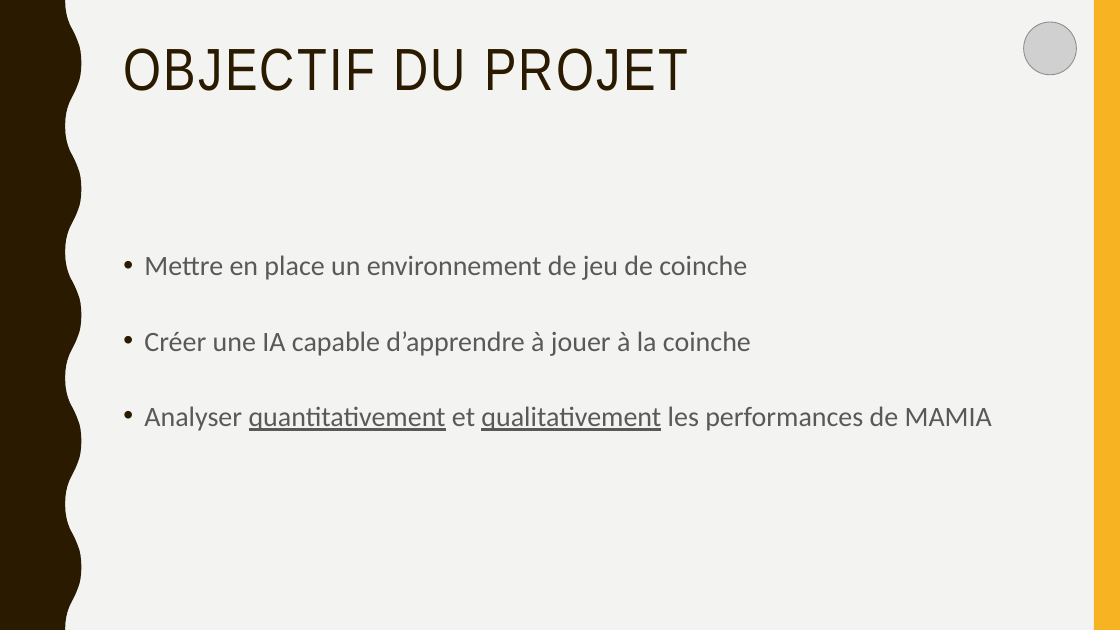
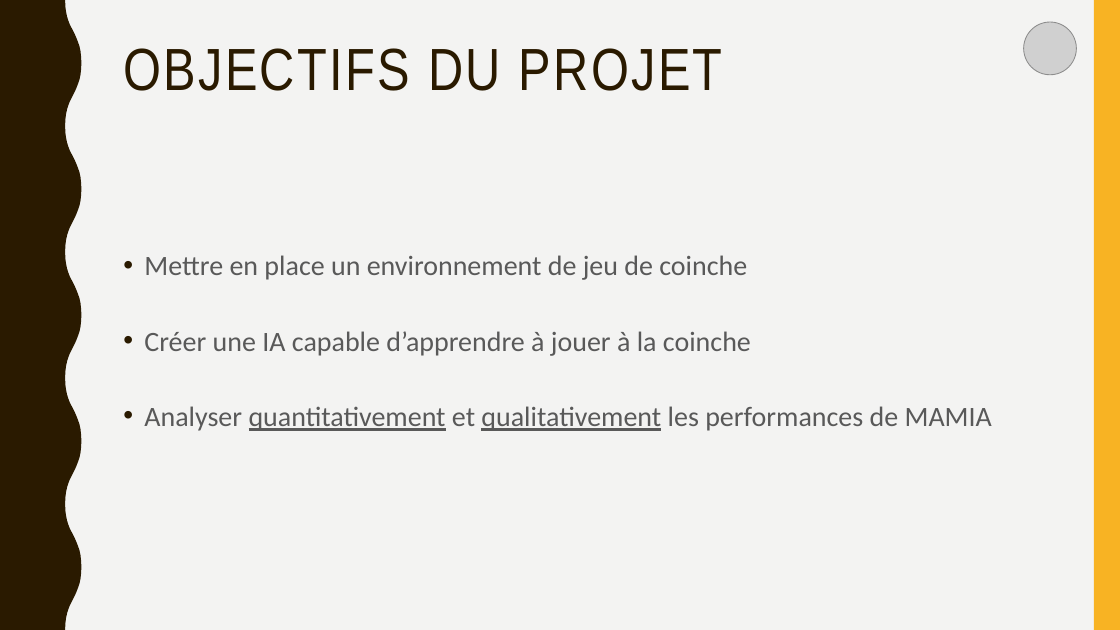
Before and after one commit to EricPicot/gym-coinche, a slide deck: slide 3 of presentation_fr_coinche.pptx. Drawn at 1120x630 pixels with LibreOffice and Linux fonts; fonts in the diff are those of the drawing; grey boxes stand for pictures. Boxes give left, top, right and bottom in pixels: in the first picture for what was removed or moved away, otherwise in the second. Text is boxed around its words. In the diff, an @@ line names an element or a change of style, - is before the commit and + after.

```diff
--- a/presentation_fr_coinche.pptx
+++ b/presentation_fr_coinche.pptx
@@ title at (123,48,723,91): text changed @@
-OBJECTIF DU PROJET
+OBJECTIFS DU PROJET
```
Also in this commit, not shown: 5 other slides changed, 1 slide added, 3 other files.
